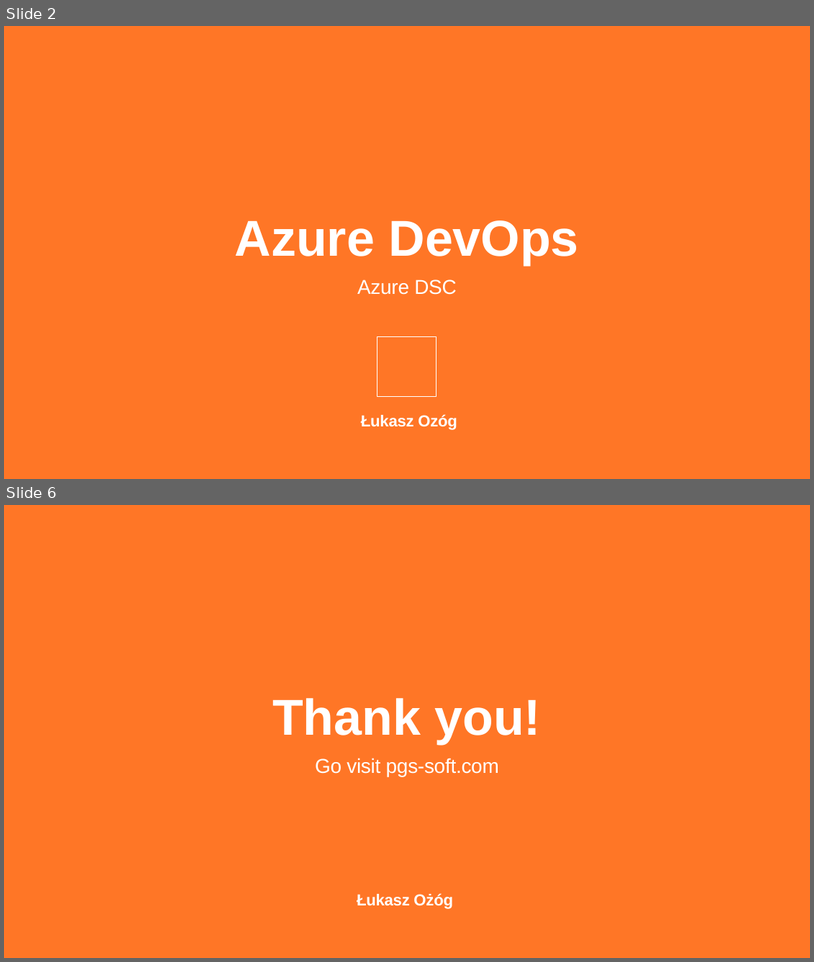
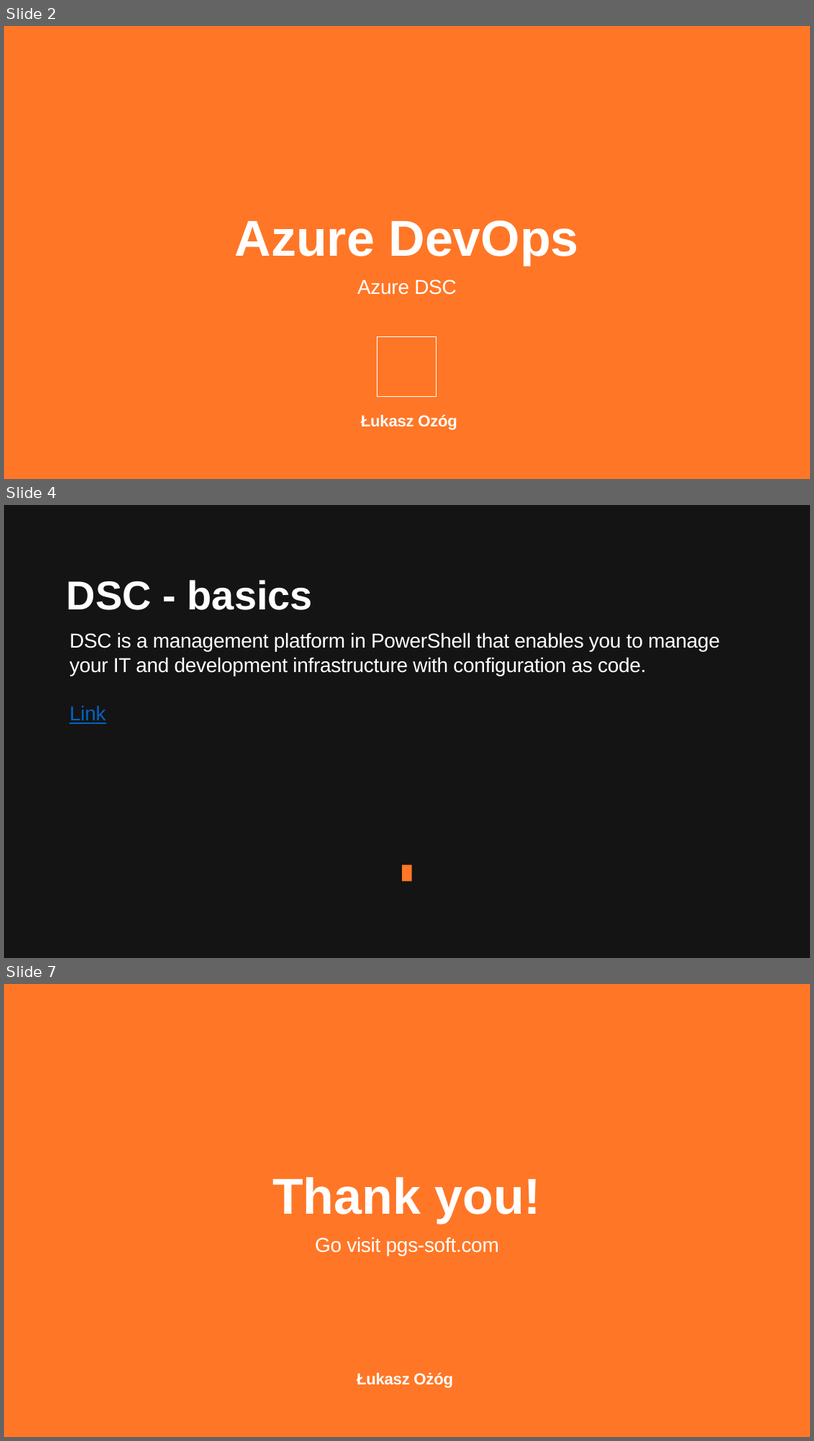
Before and after one commit to Beczka/DevOps, a slide deck: Dsc/Dsc.pptx. Shown one above the other, each under a label of ours: slides 2 and 6 before the commit, slides 2, 4 and 7 after it; the slides between them are not shown. The pictures are 814x962 and 814x1441 pixels, drawn with LibreOffice and Linux fonts; fonts in the diff are those of the drawing; background and template pictures are left out. Boxes give left, top, right and bottom in pixels: in the first picture for what was removed or moved away, otherwise in the second. Text is boxed around its words. In the diff, an @@ line names an element or a change of style, - is before the commit and + after.

Commit message:
Added some dsc config

```diff
--- a/Dsc/Dsc.pptx
+++ b/Dsc/Dsc.pptx
@@ slide 4 added at (x1=4, y1=505, x2=810, y2=958), background #141414 @@
@@ title added at (x1=67, y1=580, x2=313, y2=610), 96 pt, text #FFFFFF, bold @@
+DSC - basics
@@ text added at (x1=70, y1=632, x2=720, y2=724), 48 pt, text #FFFFFF @@
+DSC is a management platform in PowerShell that enables you to manage your IT and development infrastructure with configuration as code.
+Link
@@ what was slide 6 is now slide 7 @@
```
Also in this commit, not shown: 3 other slides added, 3 slides removed, 15 other files.
